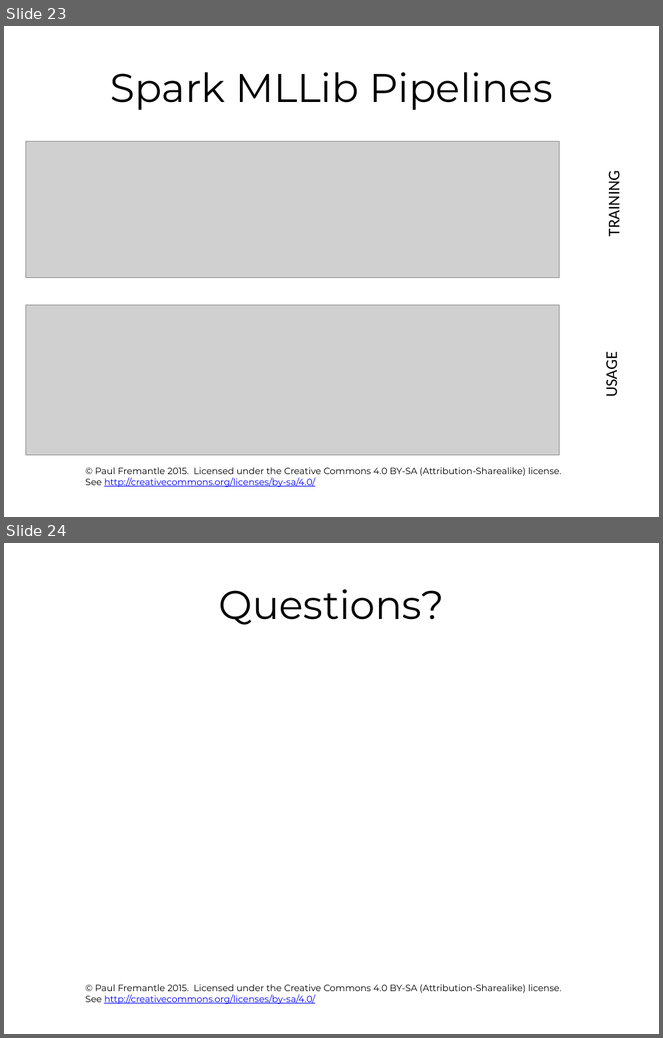
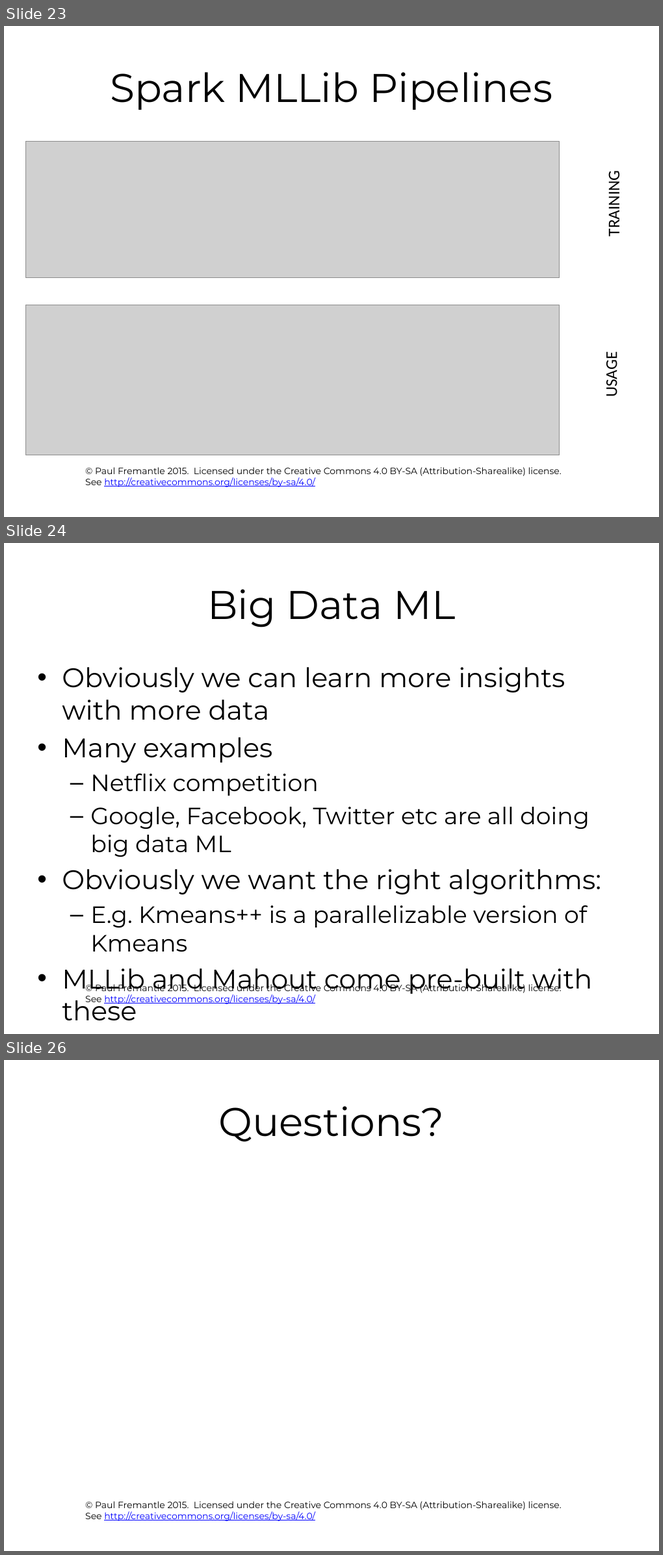
Before and after one commit to pzfreo/ox-clo, a slide deck: pres-source/12-machine-learning.pptx. Shown one above the other, each under a label of ours: slides 23 and 24 before the commit, slides 23, 24 and 26 after it; the slides between them are not shown. The pictures are 663x1038 and 663x1555 pixels, drawn with LibreOffice and Linux fonts; fonts in the diff are those of the drawing; grey boxes stand for pictures; background and template pictures are left out. Boxes give left, top, right and bottom in pixels: in the first picture for what was removed or moved away, otherwise in the second. Text is boxed around its words. In the diff, an @@ line names an element or a change of style, - is before the commit and + after.

```diff
--- a/pres-source/12-machine-learning.pptx
+++ b/pres-source/12-machine-learning.pptx
@@ slide 24 added at bbox=[4, 543, 659, 1034], background #FFFFFF; not listed: 1 template element that a slide beside it also shows @@
@@ title added at bbox=[207, 589, 455, 627], 44 pt, text #000000 @@
+Big Data ML
@@ text added at bbox=[62, 667, 601, 995], 29.6 pt, text #000000 @@
+• Obviously we can learn more insights with more data
+• Many examples
+  – Netflix competition
+  – Google, Facebook, Twitter etc are all doing big data ML
+• Obviously we want the right algorithms:
+  – E.g. Kmeans++ is a parallelizable version of Kmeans
+• MLLib and Mahout come pre-built with these
@@ what was slide 24 is now slide 26 @@
```
Also in this commit, not shown: 1 other slide added, 6 other files.
